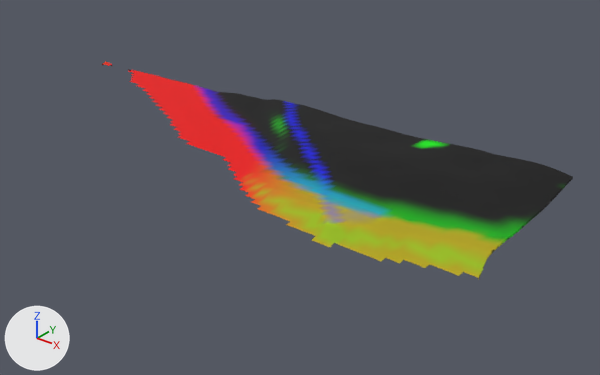
Renders of the glTF model dushanbe_city/assets/terrain/coast_0_400_400.glb from each side of a commit.
The view is the same before and after, from a 50 mm camera at (543.0, -821.0, 206.0) aimed at (248.0, -452.0, -22.0). Every picture has the same lights, and +X, +Y and +Z are marked at lower left. The first picture is the older version. Vertices at exactly the same position are counted once.

The first picture shows 'terrain'.
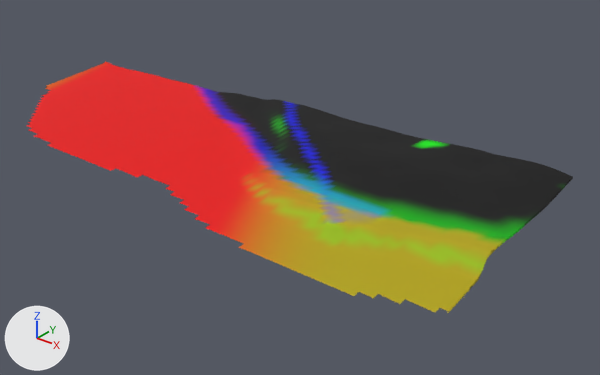
Boxes [x1, y1, x2, y2] around the edits, measured in the pictures (600 x 375 px):
'terrain', reshaped (16% wider, 16% taller)
    before: [102, 62, 573, 279]
    after: [27, 62, 573, 313]
part 1 of me_terrain, added
    after: [27, 64, 478, 313]

What the commit changed:
me_terrain is used by ob_terrain; location (200.0, -600.0, 0.0).
me_terrain had 2144 vertices, 4024 faces and spanned x -200.0..200.0, y 72.0..200.0, z -4.0..13.0.
me_terrain now has 3549 vertices, 6814 faces and spans x -200.0..200.0, y 48.0..200.0, z -8.0..13.0.
me_terrain part 1: 1405 vertices added at x -200.0..200.0, y 48.0..200.0, z -8.0..-2.0.
